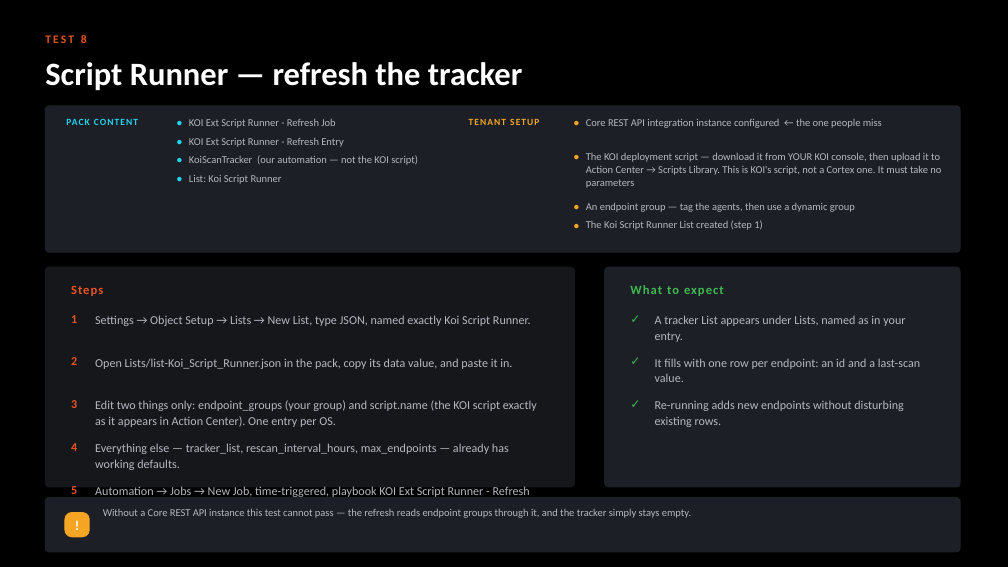
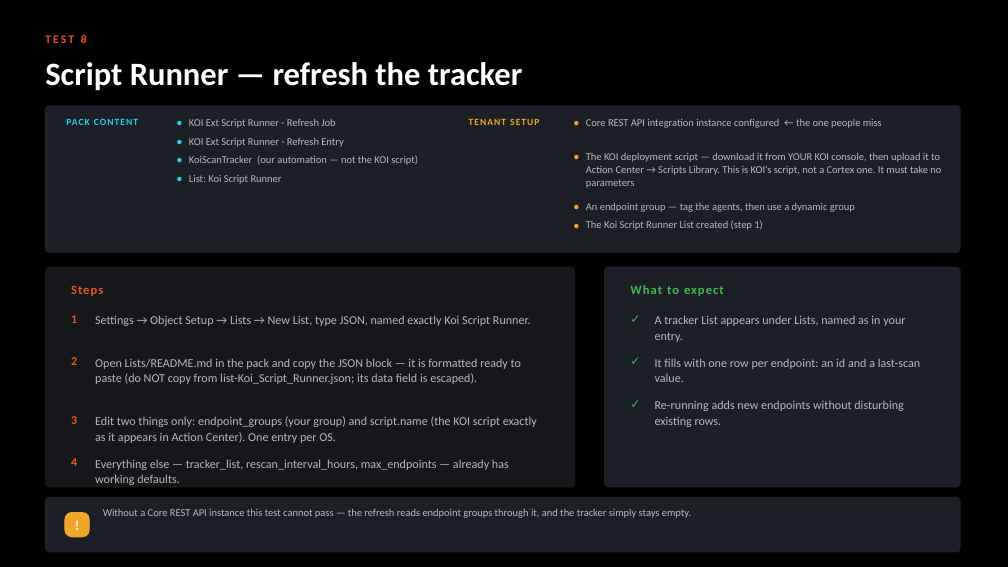
Before and after one commit to ayman-m/koi-xsiam-markeplacepack, a slide deck: slide 12 of docs/KOI_Marketplace_Pack_Test_Guide.pptx. Drawn at 1008x567 pixels with LibreOffice and Linux fonts; fonts in the diff are those of the drawing. Boxes give left, top, right and bottom in pixels: in the first picture for what was removed or moved away, otherwise in the second. Text is boxed around its words. In the diff, an @@ line names an element or a change of style, - is before the commit and + after.

```diff
--- a/docs/KOI_Marketplace_Pack_Test_Guide.pptx
+++ b/docs/KOI_Marketplace_Pack_Test_Guide.pptx
@@ text at <box>95,358,521,384</box>: text changed @@
-Open Lists/list-Koi_Script_Runner.json in the pack, copy its data value, and paste it in.
+Open Lists/README.md in the pack and copy the JSON block — it is formatted ready to paste (do NOT copy from list-Koi_Script_Runner.json; its data field is escaped).
@@ 6 texts: place and size @@
-6 texts at <box>71,400,537,515</box>
+6 texts at <box>71,416,537,530</box>
```
Also in this commit, not shown: 3 other files.
